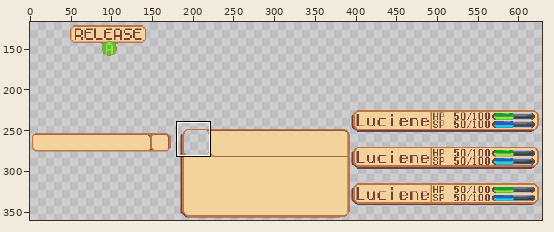
A pixel-art file gets an edit: Main Build/GUI/Battle Menu Assets/Battle UI.aseprite. Above, an overview of the earlier version with the close-up marked.
Close-up. Before the edit:
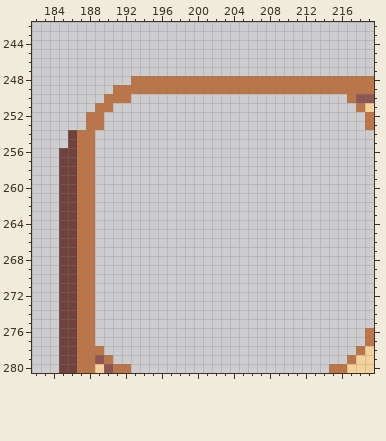
640x360 pixels, 1 frame. Shown: x 182..219, y 242..280. The wide view leaves out empty margins.
And afterwards:
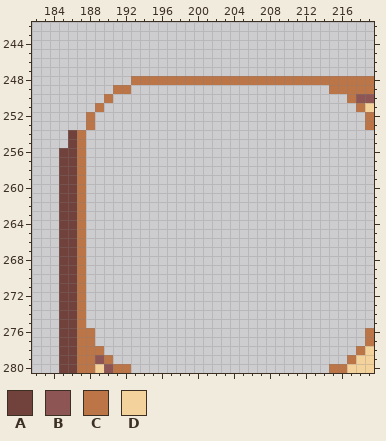
Palette (. is transparent): A #71413b  B #8e5555  C #bb7547  D #f4d29c
The commit says: Multi-Character Menus Function
Change:
--- layer "Item Menu/Description Box"
@@ x 182..219 @@
 248 ...........CCCCCCCCCCCCCCCCCCCCCCCCCCC
-249 .........CCCCCCCCCCCCCCCCCCCCCCCCCCCCC
-250 ........CCC........................CBB
-251 .......CC...........................CD
-252 ......CC.............................C
-253 ......CC.............................C
-254 ....ACC...............................
-255 ....ACC...............................
-256 ...AACC...............................
-257 ...AACC...............................
-258 ...AACC...............................
-259 ...AACC...............................
-260 ...AACC...............................
-261 ...AACC...............................
-262 ...AACC...............................
-263 ...AACC...............................
-264 ...AACC...............................
-265 ...AACC...............................
-266 ...AACC...............................
-267 ...AACC...............................
-268 ...AACC...............................
-269 ...AACC...............................
-270 ...AACC...............................
-271 ...AACC...............................
-272 ...AACC...............................
-273 ...AACC...............................
-274 ...AACC...............................
-275 ...AACC...............................
+249 .........CC......................CCCCC
+250 ........C..........................CBB
+251 .......C............................CD
+252 ......C..............................C
+253 ......C..............................C
+254 ....AC................................
+255 ....AC................................
+256 ...AAC................................
+257 ...AAC................................
+258 ...AAC................................
+259 ...AAC................................
+260 ...AAC................................
+261 ...AAC................................
+262 ...AAC................................
+263 ...AAC................................
+264 ...AAC................................
+265 ...AAC................................
+266 ...AAC................................
+267 ...AAC................................
+268 ...AAC................................
+269 ...AAC................................
+270 ...AAC................................
+271 ...AAC................................
+272 ...AAC................................
+273 ...AAC................................
+274 ...AAC................................
+275 ...AAC................................
 276 ...AACC..............................C
Pixel boxes of the changes (left, top, right, bottom) in both close-ups:
erased: (86, 85, 329, 328)
